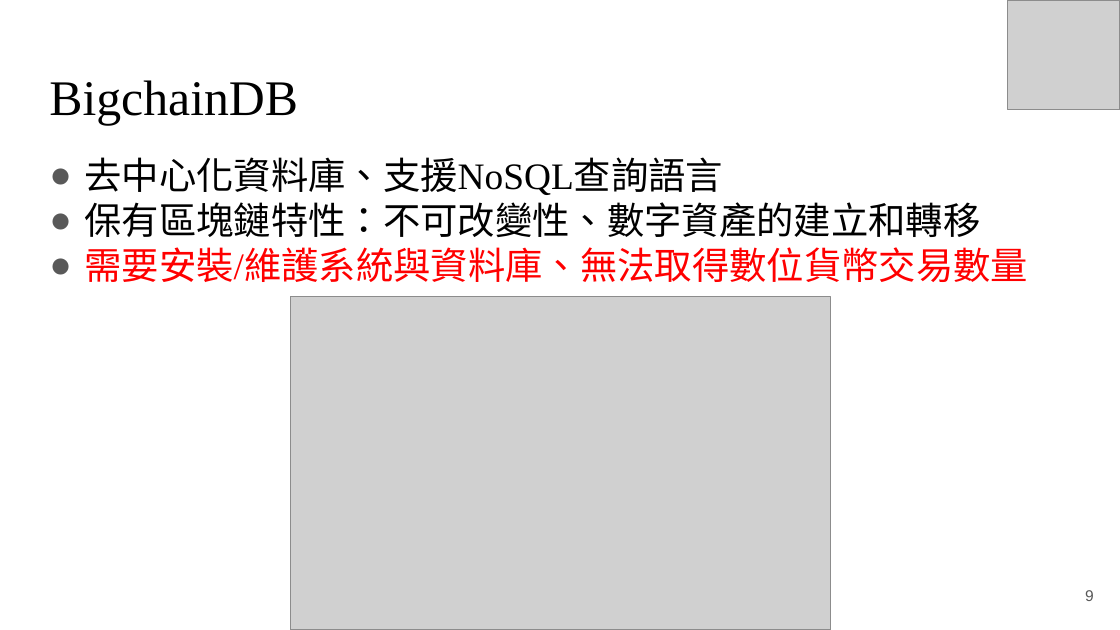
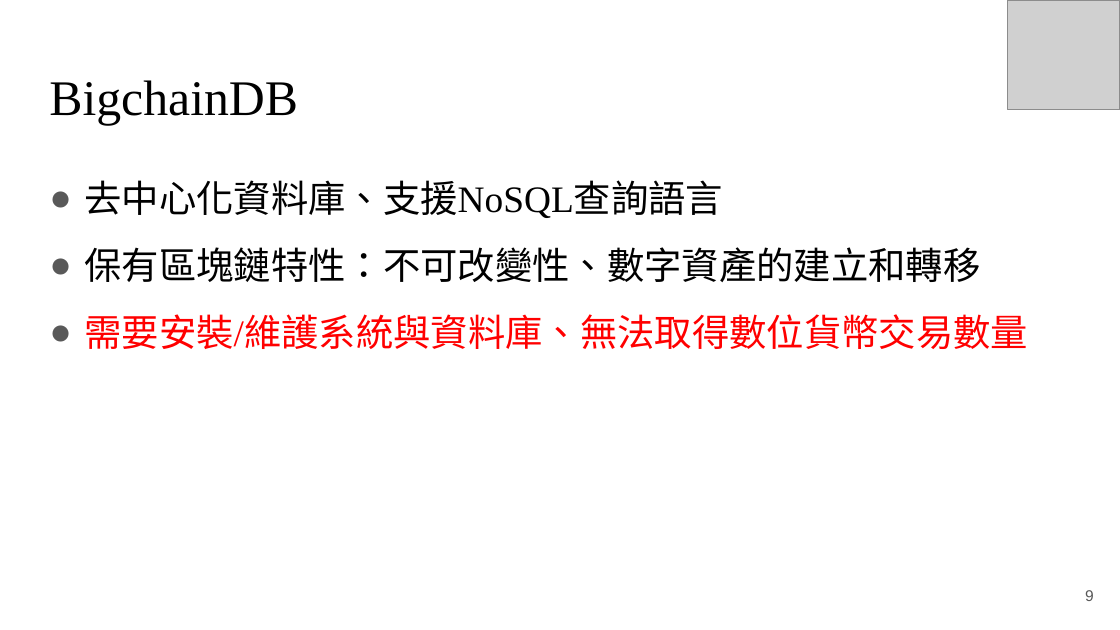
Before and after one commit to RyuChu/A-Decentralized-Digital-Currency-Tracing-Service, a slide deck: slide 9 of Documents/論文簡報_V3.pptx. Drawn at 1120x630 pixels with LibreOffice and Linux fonts; fonts in the diff are those of the drawing; grey boxes stand for pictures. Boxes give left, top, right and bottom in pixels: in the first picture for what was removed or moved away, otherwise in the second. Text is boxed around its words. In the diff, an @@ line names an element or a change of style, - is before the commit and + after.

```diff
--- a/Documents/論文簡報_V3.pptx
+++ b/Documents/論文簡報_V3.pptx
@@ text "去中心化資料庫、支援NoSQL查詢語言" at (84,180,1028,349): line spacing 1 to 1.5 @@
@@ picture removed at (290,297,830,630) @@
```
Also in this commit, not shown: 13 other slides changed, 1 slide added.
